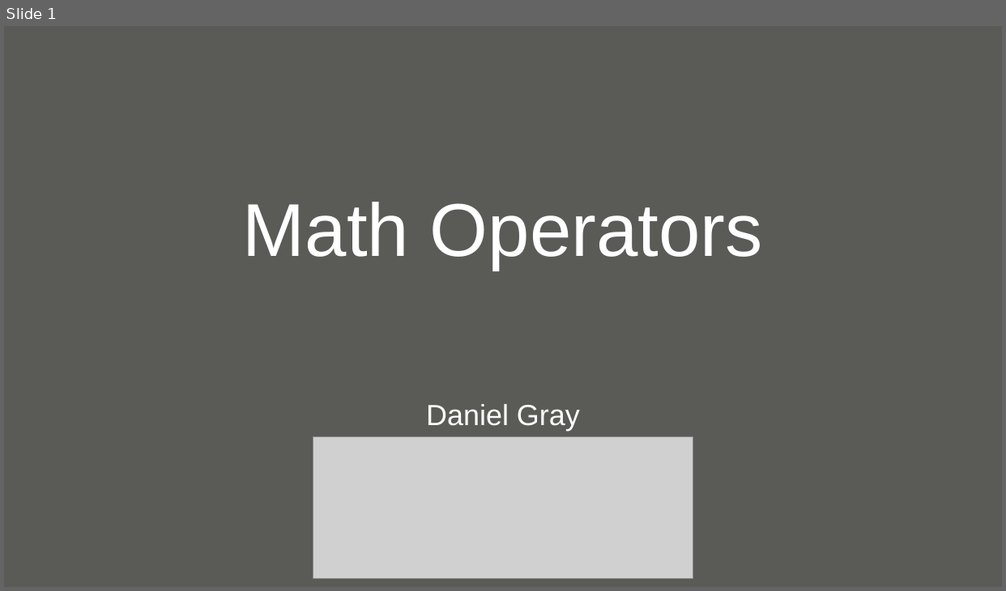
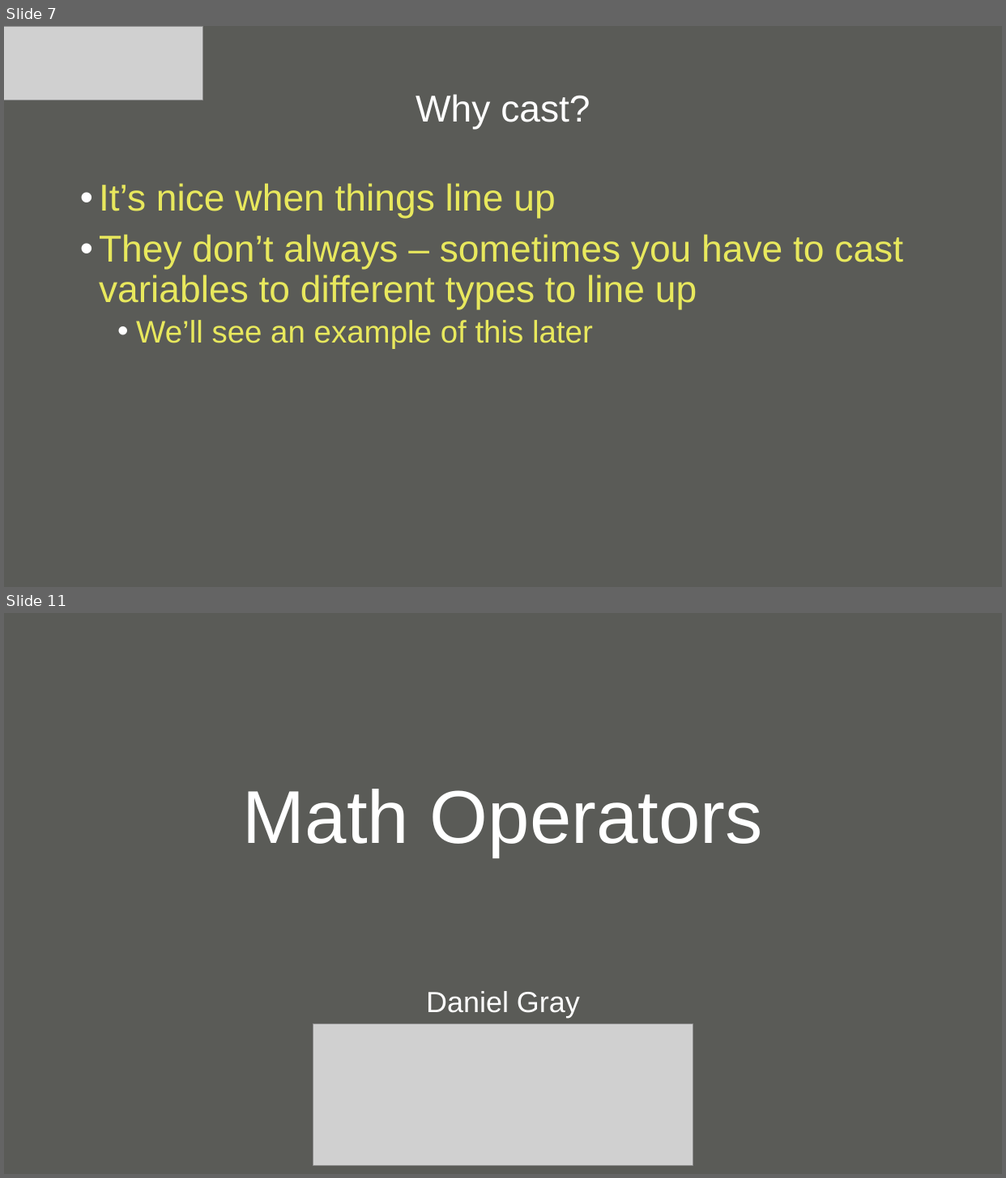
Before and after one commit to null-loop/net-training, a slide deck: CSharpAndDotNet-Part3.odp. Shown one above the other, each under a label of ours: slide 1 before the commit, slides 7 and 11 after it; the slides between them are not shown. The pictures are 1006x591 and 1006x1178 pixels, drawn with LibreOffice and Linux fonts; fonts in the diff are those of the drawing; grey boxes stand for pictures; background and template pictures are left out. Boxes give left, top, right and bottom in pixels: in the first picture for what was removed or moved away, otherwise in the second. Text is boxed around its words. In the diff, an @@ line names an element or a change of style, - is before the commit and + after.

```diff
--- a/CSharpAndDotNet-Part3.odp
+++ b/CSharpAndDotNet-Part3.odp
@@ slide 7 added at [4,26,1002,587], background #5A5B57 @@
@@ picture added at [4,26,203,100] @@
@@ title added at [415,94,590,130], 36 pt, text #FFFFFF @@
+Why cast?
@@ text added at [99,183,903,348], 36 pt, text #E8E85D @@
+• It’s nice when things line up
+• They don’t always – sometimes you have to cast variables to different types to line up
+  • We’ll see an example of this later
@@ what was slide 1 is now slide 11 @@
```
Also in this commit, not shown: 1 slide changed, 9 other slides added, 1 slide removed, 22 other files.
